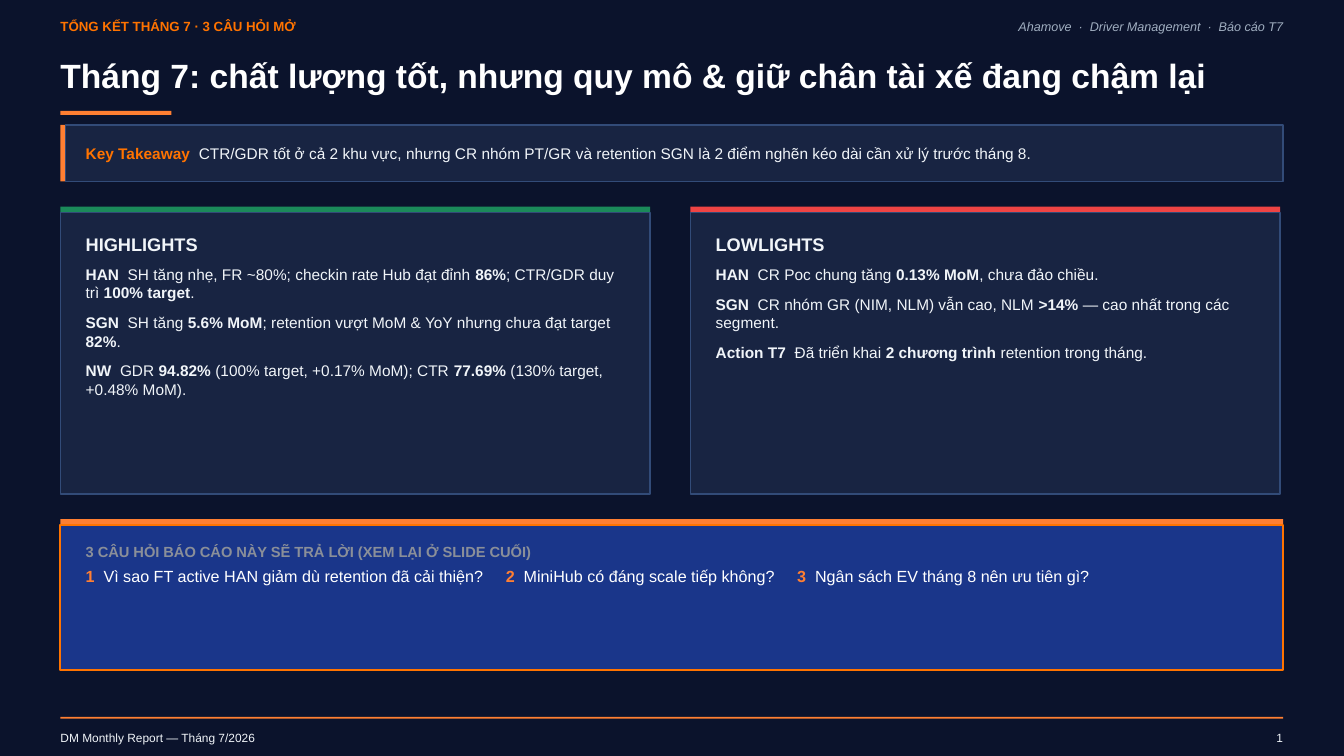
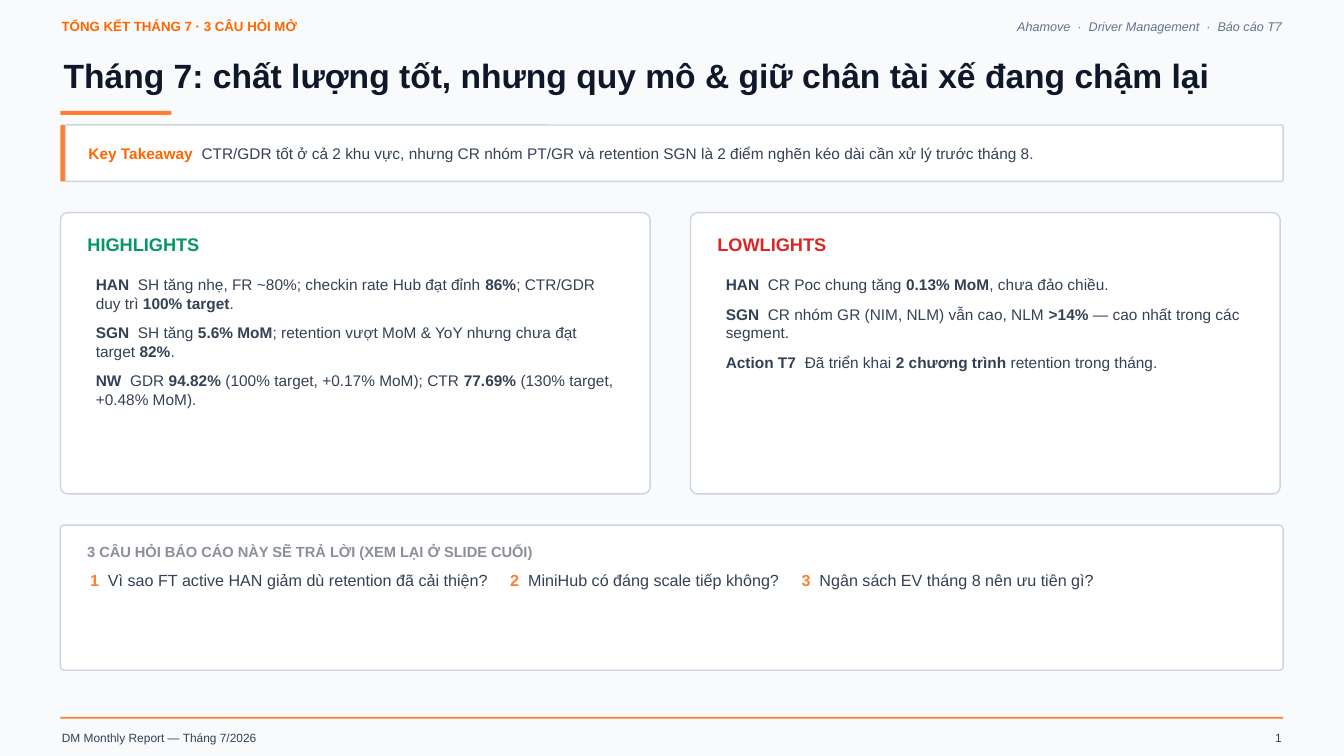
Before and after one commit to Khanhsnef/pulucowork, a slide deck: slide 2 of Data sources/BaoCao_ThangDM_T7_Core_v7_1.pptx. Drawn at 1344x756 pixels with LibreOffice and Linux fonts; fonts in the diff are those of the drawing. Boxes give left, top, right and bottom in pixels: in the first picture for what was removed or moved away, otherwise in the second. Text is boxed around its words. In the diff, an @@ line names an element or a change of style, - is before the commit and + after.

```diff
--- a/Data sources/BaoCao_ThangDM_T7_Core_v7_1.pptx
+++ b/Data sources/BaoCao_ThangDM_T7_Core_v7_1.pptx
@@ background #0B132C to #F8FAFC @@
@@ text "TỔNG KẾT THÁNG 7 · ..." at (62,20,296,31): text colour #FF7300 to #FF6600 @@
@@ text "Ahamove · Driver Management · ..." at (1017,21,1282,34): text colour #A0AEC0 to #64748B @@
@@ text "Tháng 7: chất lượng tốt, ..." at (64,62,1209,95): text colour #FFFFFF to #0F172A @@
@@ rounded rectangle at (60,111,171,115): rectangle to rounded rectangle @@
@@ rounded rectangle at (60,125,66,181): rectangle to rounded rectangle @@
@@ rounded rectangle "Key Takeaway CTR/GDR tốt ở ...": place and size @@
-rounded rectangle "Key Takeaway CTR/GDR tốt ở ..." at (86,146,1031,162)
+rounded rectangle "Key Takeaway CTR/GDR tốt ở ..." at (86,125,1255,181)
@@ rounded rectangle "Key Takeaway CTR/GDR tốt ở ..." at (86,125,1255,181): text colour #FF7300 to #FF6600 in "Key Takeaway"; text colour #F1F5F9 to #334155 in "CTR/GDR tốt ở cả 2 khu vực, ..." @@
@@ rectangle removed at (60,207,650,213) @@
@@ rectangle removed at (691,207,1280,213) @@
@@ text "HIGHLIGHTS" at (87,238,199,251): text colour #F1F5F9 to #059669 @@
@@ rectangle to rounded rectangle; fill #182442 to #FFFFFF; outline #324B78 1 pt to #CBD5E1 1 pt in 3 elements at (66,125,1284,181), (60,213,650,494), (691,213,1280,494) @@
@@ text "LOWLIGHTS" at (717,238,826,251): text colour #F1F5F9 to #DC2626 @@
@@ rounded rectangle at (60,525,1284,670): rectangle to rounded rectangle; fill #1A368A to #FFFFFF; outline #FF7300 1.5 pt to #CBD5E1 1 pt @@
@@ rectangle removed at (60,519,1284,525) @@
@@ text "1 Vì sao FT active ..." at (90,573,1093,590): text colour #FFFFFF to #334155 @@
@@ text colour #F1F5F9 to #334155 in 4 elements at (96,278,613,408), (726,278,1239,372), (62,733,256,745), (1275,734,1282,742) @@
```
Also in this commit, not shown: 10 other slides changed, 28 other files.
